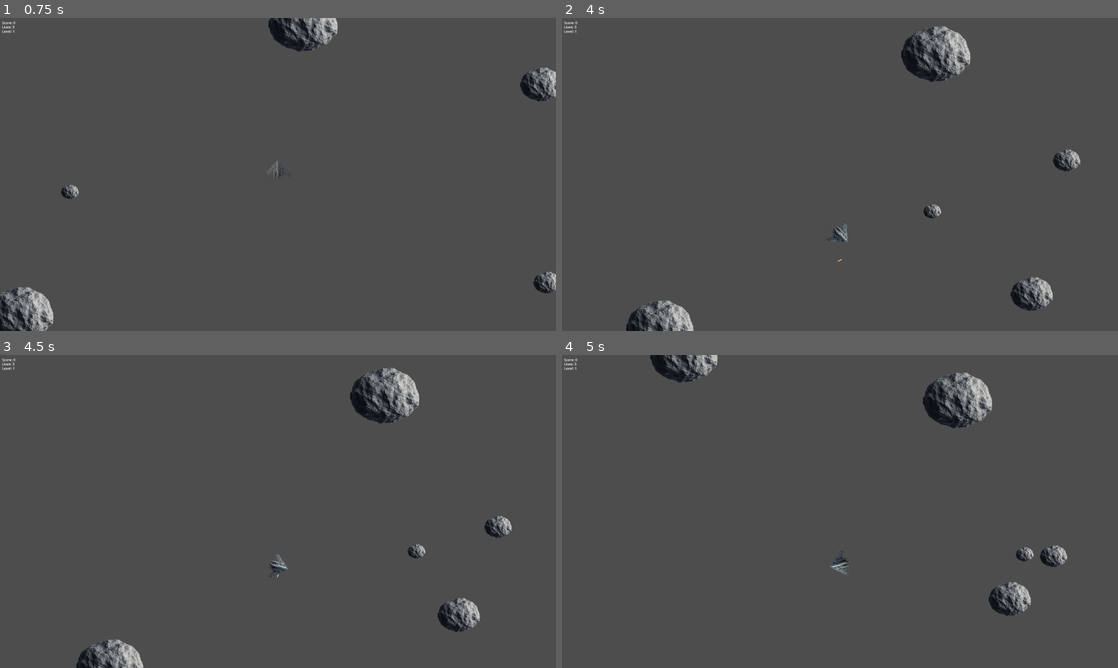
Above: before the commit, frames 1-4 (two rows, left to right).
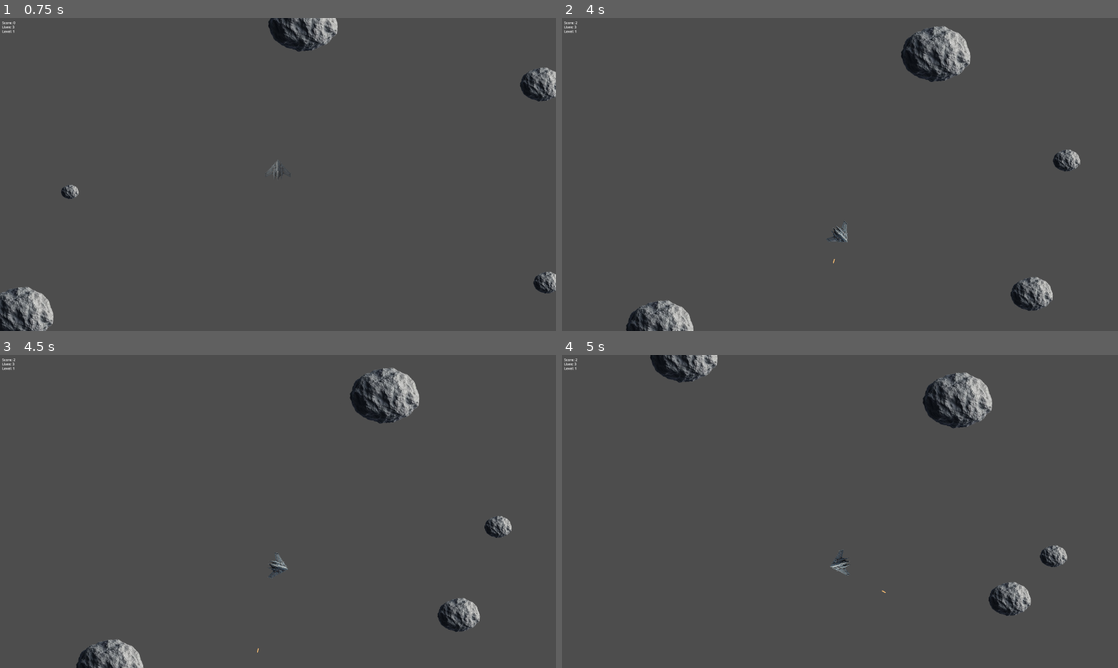
Above: after the commit, the same moments.

Repository: Soren8/space-shooter
Game: Godot game, scene res://main.tscn
The game is run twice, just before and just after one commit, with the same random seed, the same clock (stepped at 60 frames per second) and the same inputs.
Inputs:
- Up to frame 1 (0.75 s): hold Up (ui_up) from 0.53 s (still down)
- Up to frame 2 (4 s): tap Space (ui_select) at 0.77, 1.52, 3.02, 3.77 s; release Up (ui_up) at 2.03 s; hold Left (ui_left) from 2.03 s (still down)
- Up to frame 3 (4.5 s): release Left (ui_left) at 4.28 s; hold Right (ui_right) from 4.28 s (still down)
- Up to frame 4 (5 s): keep holding Right (ui_right); tap Space (ui_select) at 4.52 s

Frame 1 is identical in both runs. In frame 2, 0.1% of the frame differs, in the area x 2-69%, y 1-79%; in frame 3, less than 0.1%; in frame 4, less than 0.1%.

Commit message:
Fix bullet vector bug.
- add_child after rotation is set, so velocity vector can be set properly

Diff:
--- a/bullet/bullet.gd
+++ b/bullet/bullet.gd
@@ -11,6 +11,7 @@
 func _ready():
 	set_process(true)
 	add_to_group("Bullet")
+	velocity = Vector2.UP.rotated(rotation) * SPEED
 
 func _process(delta):
 	position += velocity * delta
--- a/main.gd
+++ b/main.gd
@@ -38,9 +38,10 @@
 func _on_Player_shoot_bullet(position: Vector2, rotation: float):
     print("Bullet emitted from position:", position, "with rotation:", rotation)  # Debug statement
     var bullet = BulletScene.instantiate()
-    bullets_node.add_child(bullet)
     bullet.position = position
     bullet.rotation = rotation
+    bullets_node.add_child(bullet)
+
     # No need to connect signals here as collisions are handled within Bullet and Asteroid scripts
     print("Bullet instantiated at position:", bullet.position, "with velocity:", bullet.velocity)  # Debug statement
 
